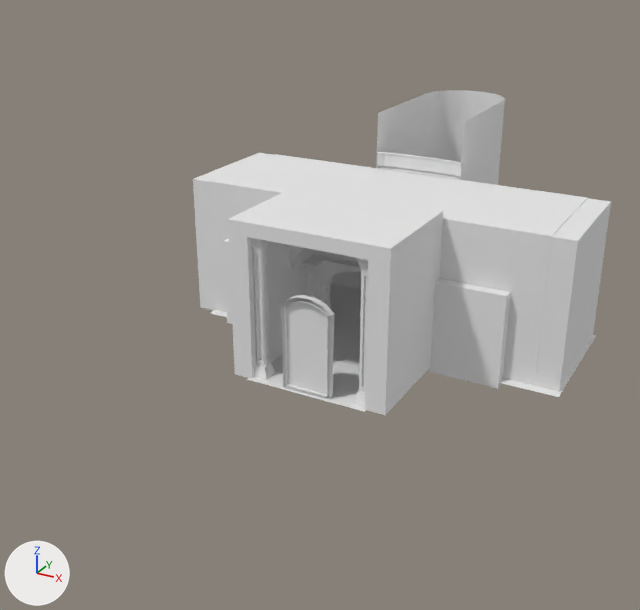
An edit to the OBJ model Assets/Models/GuildHall_Prototype1.obj, drawn before and after from the same camera.
Before and after are seen from a 50 mm camera at (3940.0, -8583.0, 4443.0) aimed at (-118.0, -1204.0, 754.0). Every picture has the same lights, and +X, +Y and +Z are marked at lower left. Where no turn or scale is listed for an object, it has been applied to the vertices.

The first picture shows 'GuildHall_Prototype1'.
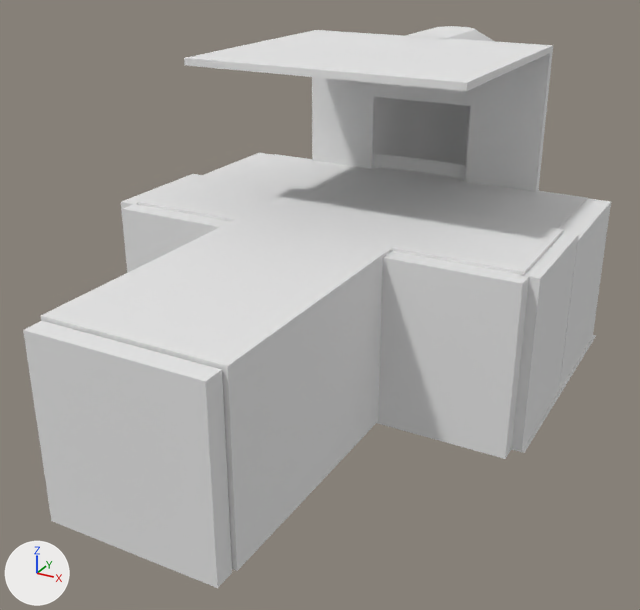
Commit message: (*) Guildhall change in obj

Where the change shows, as pixel boxes (x1, y1, x2, y2) in the pictures (640 x 610 px; the box of a moved part takes in the faces that stretch with it):
'GuildHall_Prototype1', reshaped (41% wider, 73% taller): before (193, 90, 611, 415); after (23, 26, 611, 588)
part 1 of me_guildhall_prototype1, moved or reshaped (not visible afterwards): before (284, 302, 328, 397)
part 2 of me_guildhall_prototype1, moved or reshaped (not visible afterwards): before (281, 295, 335, 399)
part 3 of me_guildhall_prototype1, added: after (121, 174, 204, 273)
part 4 of me_guildhall_prototype1, added: after (511, 232, 579, 451)
part 5 of me_guildhall_prototype1, added: after (377, 251, 529, 459)
part 6 of me_guildhall_prototype1, added: after (122, 204, 230, 272)
part 7 of me_guildhall_prototype1, added: after (23, 321, 232, 588)
part 8 of me_guildhall_prototype1, rebuilt (7% taller): before (377, 152, 463, 165); after (375, 154, 466, 168)
part 9 of me_guildhall_prototype1, rebuilt: before (376, 90, 505, 185); after (374, 26, 495, 178)
part 10 of me_guildhall_prototype1, rebuilt (8% wider): before (377, 153, 462, 178); after (374, 156, 466, 181)
part 11 of me_guildhall_prototype1, added: after (184, 30, 553, 192)
part 12 of me_guildhall_prototype1, moved or reshaped: before (211, 187, 596, 415); after (40, 174, 596, 571)

The change in detail:
me_guildhall_prototype1 is used by ob_guildhall_prototype1; location (0.0, 0.0, 0.0).
me_guildhall_prototype1 had 2293 vertices, 4005 faces and spanned x -2236.0..2273.0, y -1761.0..3046.0, z -70.0..2300.0.
me_guildhall_prototype1 now has 2917 vertices, 5128 faces and spans x -2241.0..2273.0, y -4497.0..3046.0, z -70.0..3199.0.
me_guildhall_prototype1 part 1: the loose piece of 32 vertices spanning x -241.0..248.0, y -1713.0..-1676.0, z 21.0..1000.0 is scaled about its middle by 0.757, then moved by (0.0, -2595.0, -120.0).
me_guildhall_prototype1 part 2: the loose piece of 56 vertices spanning x -277.0..283.0, y -1720.0..-1642.0, z -23.0..1043.0 is scaled about its middle by 0.757, then moved by (0.0, -2598.0, -120.0).
me_guildhall_prototype1 part 3: a new loose piece, a box spanning x -2241.0..-2053.0, y -1700.0..-425.0, z -16.0..1682.0, in mat_initialshadinggroup (white #e7e7e7).
me_guildhall_prototype1 part 4: a new loose piece, a box spanning x 2055.0..2243.0, y -1700.0..-425.0, z -16.0..1682.0, in mat_initialshadinggroup (white #e7e7e7).
me_guildhall_prototype1 part 5: a new loose piece, a box spanning x 871.0..2146.0, y -1878.0..-1690.0, z -16.0..1682.0, in mat_initialshadinggroup (white #e7e7e7).
me_guildhall_prototype1 part 6: a new loose piece, a box spanning x -2070.0..-795.0, y -1878.0..-1690.0, z -16.0..1682.0, in mat_initialshadinggroup (white #e7e7e7).
me_guildhall_prototype1 part 7: a new loose piece, a box spanning x -772.0..847.0, y -4497.0..-4309.0, z -16.0..1682.0, in mat_initialshadinggroup (white #e7e7e7).
me_guildhall_prototype1 part 8: the loose piece of 40 vertices spanning x -556.0..545.0, y 989.0..1086.0, z 1808.0..1827.0 is rebuilt with 40 vertices and now spans x -628.0..621.0, y 1001.0..1097.0, z 1774.0..1794.0.
me_guildhall_prototype1 part 9: the loose piece of 30 vertices spanning x -736.0..717.0, y 1002.0..3012.0, z 141.0..2300.0 is rebuilt with 82 vertices and now spans x -726.0..727.0, y 1002.0..3012.0, z -32.0..3199.0.
me_guildhall_prototype1 part 10: the loose piece of 16 vertices spanning x -543.0..533.0, y 1003.0..1079.0, z 1657.0..1814.0 is rebuilt with 16 vertices and now spans x -603.0..594.0, y 1015.0..1091.0, z 1625.0..1781.0.
me_guildhall_prototype1 part 11: a new loose piece of 40 vertices spanning x -1419.0..1436.0, y -1541.0..1061.0, z 1581.0..3194.0, in mat_initialshadinggroup (white #e7e7e7).
me_guildhall_prototype1 part 12: 36 vertices moved from x -2012.0..2273.0, y -1710.0..-434.0, z -70.0..1562.0 to x -2012.0..2273.0, y -1719.0..-434.0, z -70.0..1562.0; 18 vertices removed from x -874.0..884.0, y -1761.0..-442.0, z -3.0..1711.0; 46 vertices added at x -2016.0..2102.0, y -4424.0..-442.0, z -3.0..1711.0.
